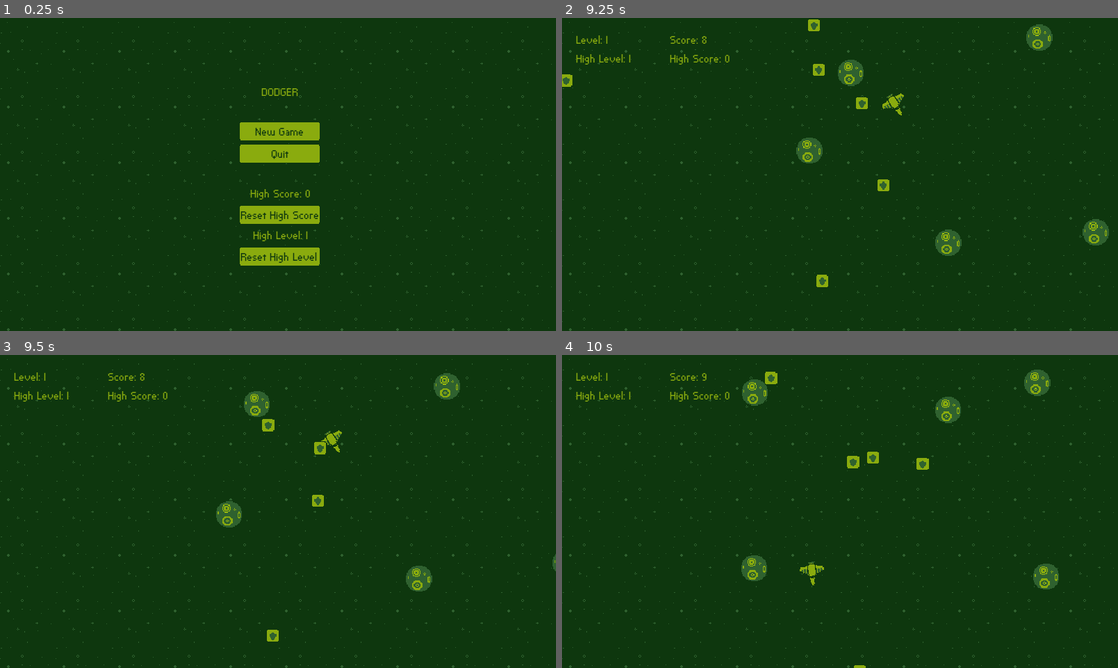
Above: before the commit, frames 1-4 (two rows, left to right).
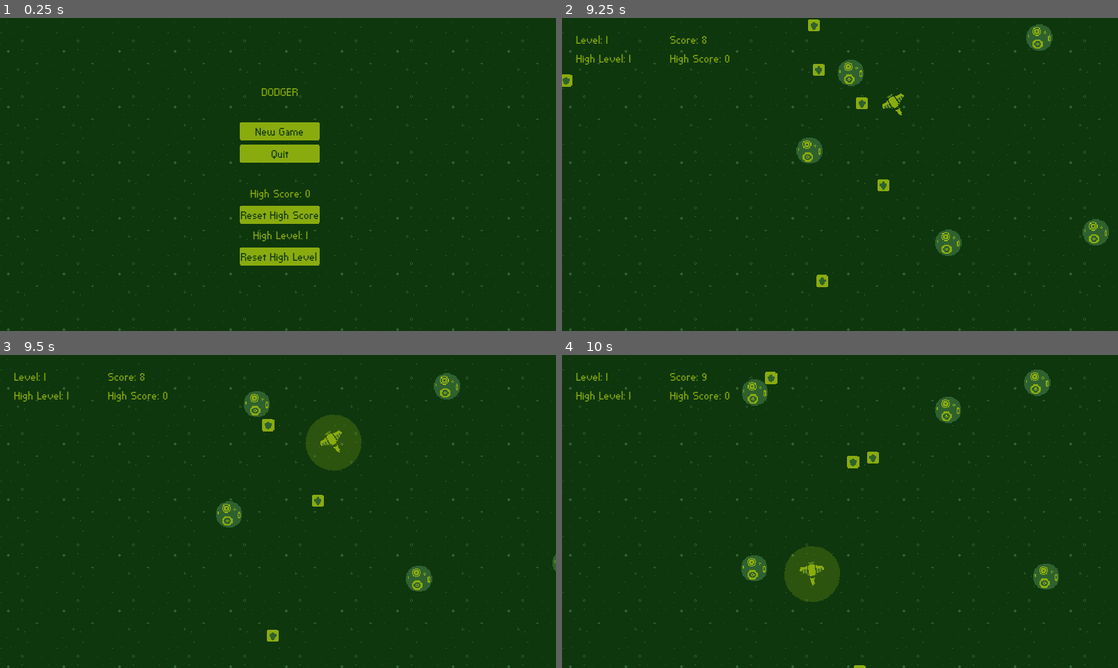
Above: after the commit, the same moments.

Repository: felipe-canever-fernandes/dodger
Game: Godot game, scene res://menus/MainMenu.tscn
The game is run twice, just before and just after one commit, with the same random seed, the same clock (stepped at 60 frames per second) and the same inputs.
Inputs (mouse positions are in pixels of both pictures, inside the frame that each line leads up to):
- Up to frame 1 (0.25 s): no input
- Up to frame 2 (9.25 s): click "New Game" at 0.5 s; tap Enter at 1.25 s; move the mouse to (962, 158) at 1.27 s; move the mouse to (728, 190) at 2.02 s; move the mouse to (895, 105) at 2.77 s; move the mouse to (812, 237) at 3.52 s; move the mouse to (1006, 221) at 4.27 s; move the mouse to (673, 127) at 5.02 s; move the mouse to (867, 174) at 5.77 s; move the mouse to (756, 96) at 6.52 s; move the mouse to (962, 158) at 7.27 s; move the mouse to (728, 190) at 8.02 s; move the mouse to (895, 105) at 8.77 s
- Up to frame 3 (9.5 s): no input
- Up to frame 4 (10 s): move the mouse to (812, 574) at 9.52 s

Frames 1-2 are identical in both runs. In frame 3, 1.3% of the frame differs, in the area x 54-66%, y 18-38%; in frame 4, 1.4%, in the area x 40-66%, y 32-79%.

Commit message:
Implement shield power-up

Diff:
--- a/entities/Player.tscn
+++ b/entities/Player.tscn
@@ -1,9 +1,9 @@
-[gd_scene load_steps=4 format=2]
+[gd_scene load_steps=5 format=2]
 
 [ext_resource path="res://entities/Movable.tscn" type="PackedScene" id=1]
 [ext_resource path="res://scripts/Player.gd" type="Script" id=2]
 [ext_resource path="res://textures/player.png" type="Texture" id=3]
-
+[ext_resource path="res://textures/shield2.png" type="Texture" id=4]
 
 [node name="Player" instance=ExtResource( 1 )]
 collision_layer = 1
@@ -12,3 +12,13 @@
 [node name="Sprite" parent="." index="0"]
 rotation = -1.5708
 texture = ExtResource( 3 )
+
+[node name="Shield" type="Sprite" parent="." index="2"]
+visible = false
+modulate = Color( 1, 1, 1, 0.247059 )
+texture = ExtResource( 4 )
+
+[node name="Timer" type="Timer" parent="Shield" index="0"]
+wait_time = 5.0
+one_shot = true
+[connection signal="timeout" from="Shield/Timer" to="." method="_on_ShieldTimer_timeout"]
--- a/entities/Powerup.tscn
+++ b/entities/Powerup.tscn
@@ -5,6 +5,8 @@
 [ext_resource path="res://textures/powerup.png" type="Texture" id=3]
 
 [node name="Powerup" instance=ExtResource( 1 )]
+collision_layer = 4
+collision_mask = 1
 script = ExtResource( 2 )
 
 [node name="Sprite" parent="." index="0"]
--- a/entities/Shield.tscn
+++ b/entities/Shield.tscn
@@ -9,3 +9,4 @@
 
 [node name="Sprite" parent="." index="0"]
 texture = ExtResource( 2 )
+[connection signal="area_entered" from="." to="." method="_on_Shield_area_entered"]
--- a/project.godot
+++ b/project.godot
@@ -105,7 +105,7 @@
 2d_render/layer_2="Player"
 2d_physics/layer_2="Enemies"
 2d_render/layer_3="Pickups"
-2d_physics/layer_3="Pickups"
+2d_physics/layer_3="Power-ups"
 2d_render/layer_4="Enemies"
 
 [rendering]
--- a/scripts/Player.gd
+++ b/scripts/Player.gd
@@ -3,6 +3,9 @@
 class_name Player
 
 onready var shape := $CollisionShape2D
+
+onready var shield: Sprite = $Shield
+onready var shield_timer: Timer = $Shield/Timer
 
 const ROTATION_SPEED := 25.0
 
@@ -29,3 +32,15 @@
 
 	position.y = clamp(position.y,
 		extents.y, get_viewport_rect().size.y - extents.y)
+
+func _on_ShieldTimer_timeout() -> void:
+	disable_shield()
+
+func enable_shield() -> void:
+	shield.show()
+	shape.call_deferred("set_disabled", true)
+	shield_timer.start()
+
+func disable_shield() -> void:
+	shield.hide()
+	shape.call_deferred("set_disabled", false)
--- a/scripts/Shield.gd
+++ b/scripts/Shield.gd
@@ -1,2 +1,6 @@
 extends Powerup
 class_name Shield
+
+func _on_Shield_area_entered(player: Player) -> void:
+	player.enable_shield()
+	queue_free()
